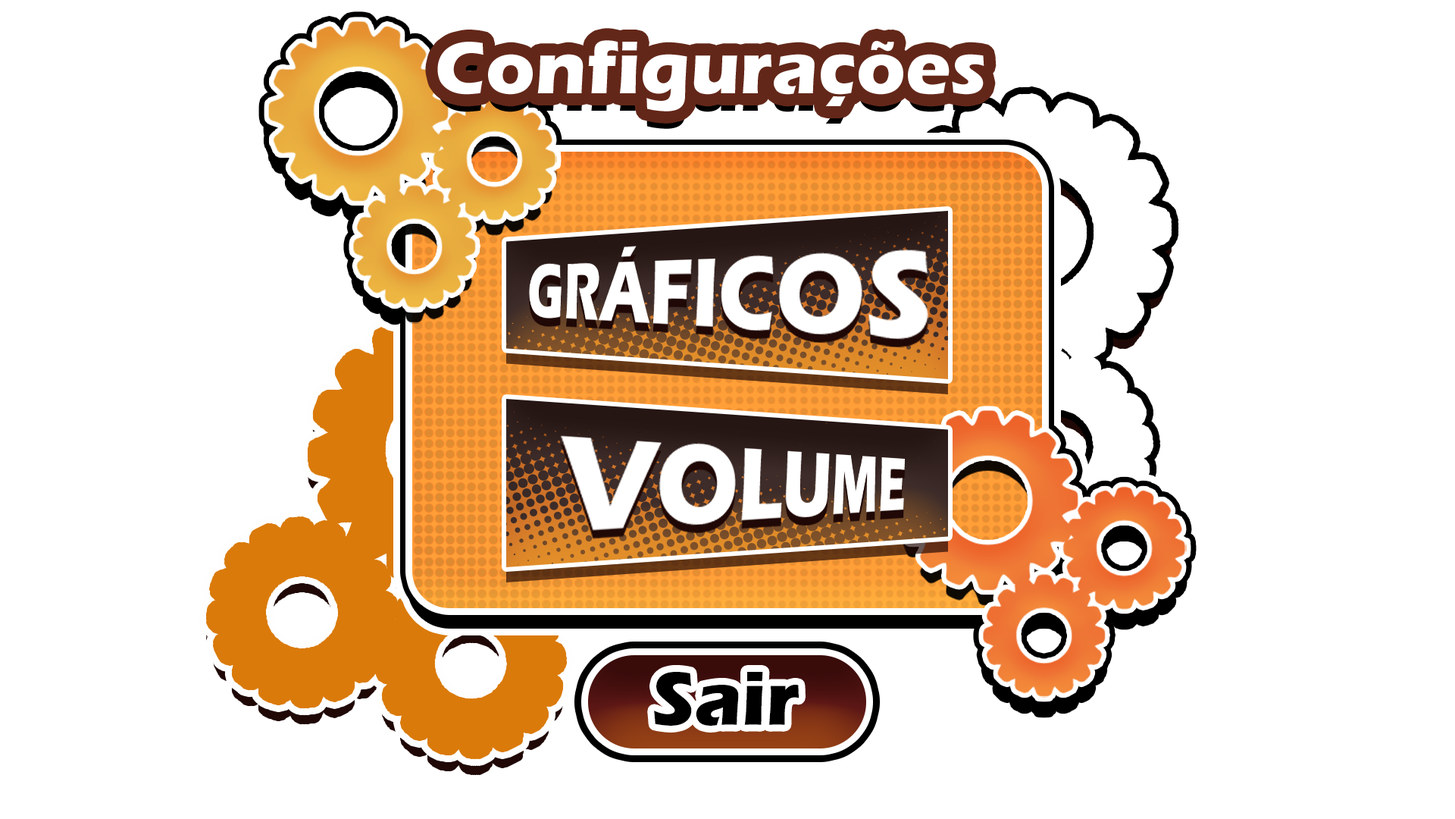
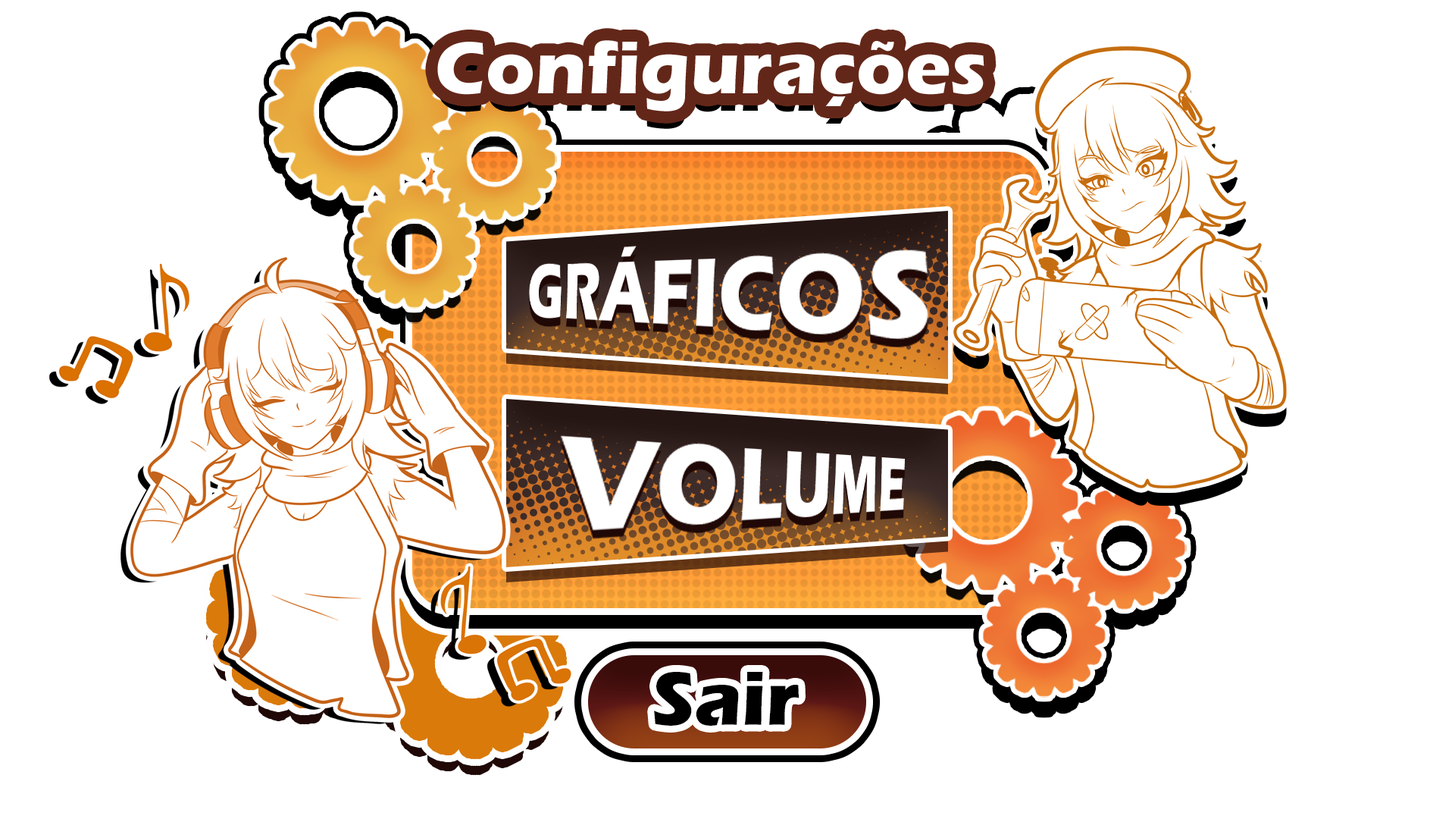
Comparing the layer stacks of the two 1455x819 images. Changes:
added layer "Pandora 1" above "Pandora 2" over (953, 46, 1288, 489)
added layer "Pandora 2" above "Sair" over (49, 256, 572, 724)
